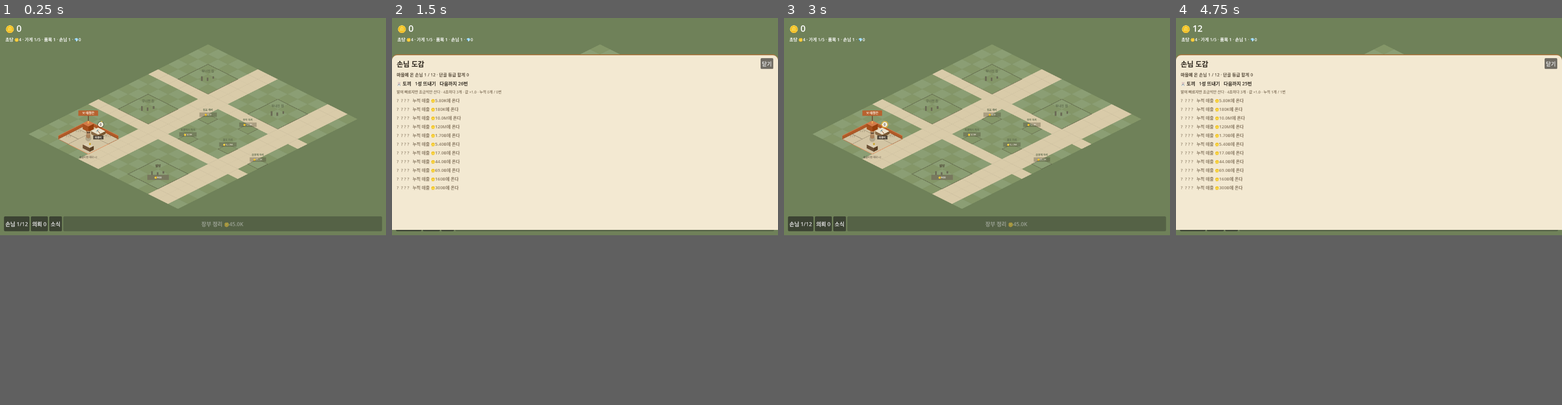
Above: before the commit, frames 1-4 (left to right).
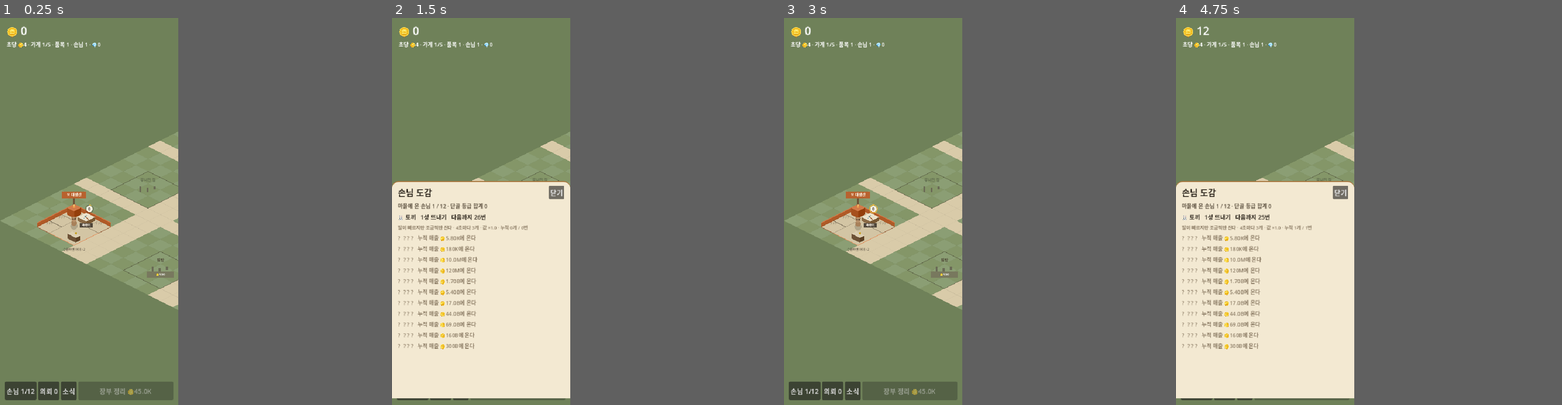
Above: after the commit, the same moments.

Repository: nonexpertchassi-creator/raccoon-hollow
Game: Godot game, scene res://main.tscn
Same seed, same stepped clock (60 frames per second), same inputs: the game is played once before the commit and once after it.
Inputs:
- Up to frame 1 (0.25 s): no input
- Up to frame 2 (1.5 s): click "손님 1/12" at 0.5 s; click "의뢰 0" at 1.25 s
- Up to frame 3 (3 s): click "소식" at 2 s; click "닫기" at 2.75 s
- Up to frame 4 (4.75 s): click "손님 1/12" at 3.5 s; click "의뢰 0" at 4.25 s
The window is 799x449 before the commit and 369x800 after it. Grey fills any space a smaller window leaves; there, only what the larger window draws over its background counts as a difference.

The runs differ from the first frame. In frame 1, 22% of the frame differs, in the area x 0-99%, y 1-99%; in frame 2, 25%; in frame 3, 22%; in frame 4, 25%, in the area x 0-100%, y 0-100%.

Commit message:
폰 준비 — 화면 비율과 손가락 입력을 지금 잡았다
프로젝트에 화면 설정이 하나도 없었다. 이건 미루면 안 되는 종류다 — 폰마다
비율이 다른데 기준을 안 정해두면 어떤 폰에서는 글자가 잘리고 어떤 폰에서는
여백만 크고, 나중에 고치려면 지금까지 잡아둔 단추와 창의 자리를 전부 다시 잰다.

기준 430x932(요즘 아이폰), 세로 고정, canvas_items + expand.
expand를 고른 이유는 잘라내는 방식이면 화면이 짧은 폰에서 아래 단추가
밖으로 나가기 때문이다. 늘려 보여주면 마을이 조금 더 보일 뿐 단추는 제자리다.

손가락 누름을 마우스처럼 다루게 못 박았다(기본값이지만 명시). 지금 짜둔
누르기와 끌기가 폰에서 그대로 돈다.

길쭉한 폰과 뭉툭한 폰 두 가지로 찍어 확인했다.

Co-Authored-By: Claude Opus 5 <noreply@anthropic.com>
Claude-Session: https://claude.ai/code/session_01AatneEQRqivVCuWmQM7wB2

Diff:
--- a/godot/project.godot
+++ b/godot/project.godot
@@ -1,9 +1,36 @@
 config_version=5
 
 [application]
+
 config/name="너구리 만물상"
 config/features=PackedStringArray("4.7", "GL Compatibility")
 run/main_scene="res://main.tscn"
 
+; ── 화면 ──
+; ★ 이걸 지금 잡아 두는 이유: 나중에 잡으면 화면을 통째로 다시 짜야 한다.
+;   폰마다 가로세로 비율이 다른데(길쭉한 것도 있고 뭉툭한 것도 있다),
+;   기준 크기와 늘리는 방식을 안 정해두면 어떤 폰에서는 글자가 잘리고
+;   어떤 폰에서는 여백만 크다. 그걸 나중에 고치려면 모든 자리를 다시 잰다.
+;
+;   430×932는 요즘 아이폰의 화면 크기다. 이걸 기준으로 두고,
+;   실제 폰이 더 길거나 짧으면 canvas_items 방식으로 늘렸다 줄인다.
+;   expand는 남는 자리를 잘라내지 않고 더 보여준다 — 마을이 조금 더 보일 뿐,
+;   단추가 화면 밖으로 나가지 않는다.
+[display]
+
+window/size/viewport_width=430
+window/size/viewport_height=932
+window/stretch/mode="canvas_items"
+window/stretch/aspect="expand"
+window/handheld/orientation=1
+
+; ── 손가락 ──
+; 손가락으로 누른 것을 마우스 누름처럼 다뤄준다. 이게 켜져 있어야
+; 지금 짜 둔 누르기·끌기가 폰에서 그대로 돈다(기본값이지만 못 박아 둔다).
+[input_devices]
+
+pointing/emulate_mouse_from_touch=true
+
 [rendering]
+
 renderer/rendering_method="gl_compatibility"
Not shown, changed: PLAN.md
